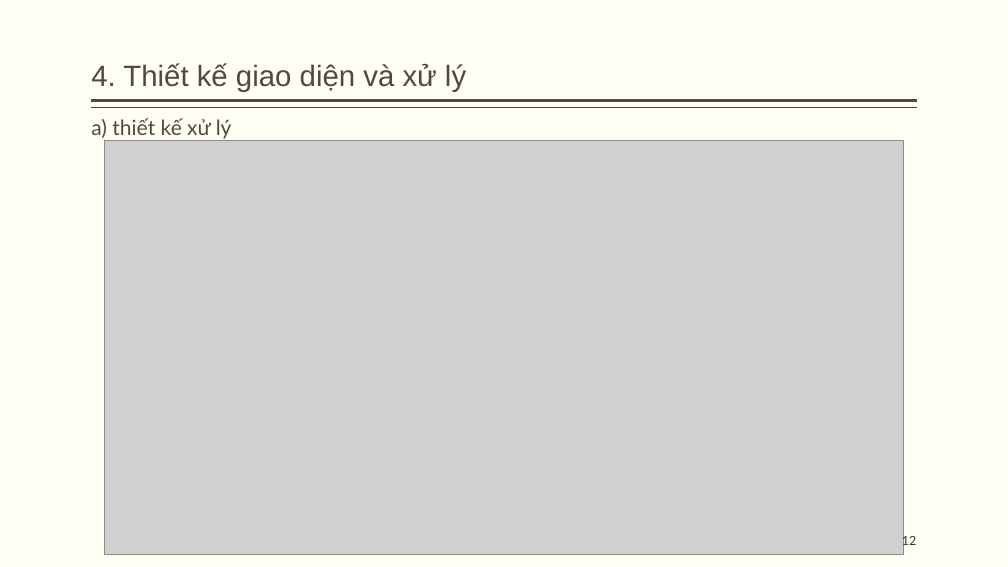
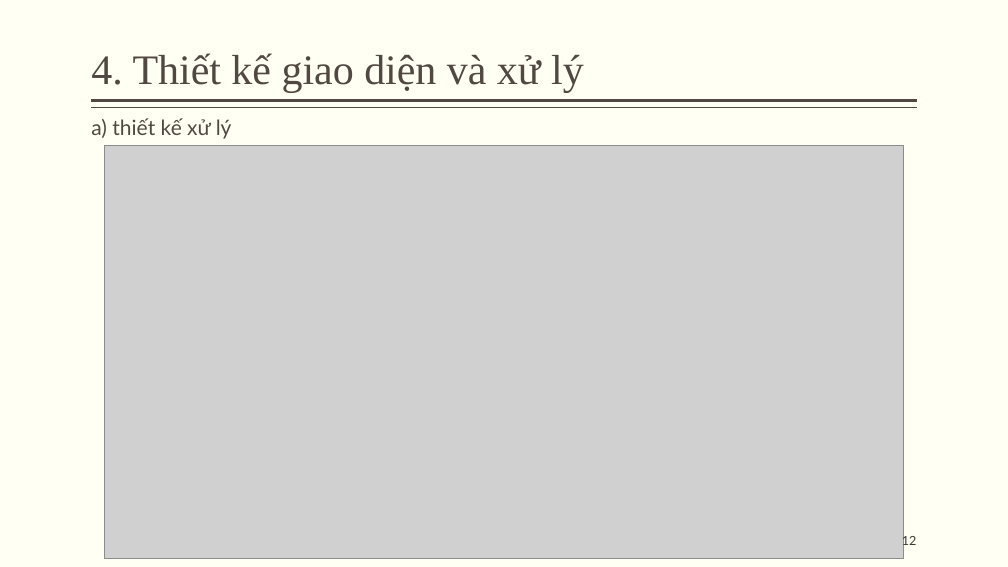
Before and after one commit to vanlam0145/website-learn-jp, a slide deck: slide 12 of Website-jp-pp.pptx. Drawn at 1008x567 pixels with LibreOffice and Linux fonts; fonts in the diff are those of the drawing; grey boxes stand for pictures. Boxes give left, top, right and bottom in pixels: in the first picture for what was removed or moved away, otherwise in the second. Text is boxed around its words. In the diff, an @@ line names an element or a change of style, - is before the commit and + after.

Commit message:
fix pp

```diff
--- a/Website-jp-pp.pptx
+++ b/Website-jp-pp.pptx
@@ title "4. Thiết kế giao diện ..." at box(91, 53, 584, 92): size 28 to 40 pt, font Arial to Times New Roman @@
@@ picture: place and size @@
-picture at box(104, 141, 904, 554)
+picture at box(104, 145, 904, 559)
```
Also in this commit, not shown: 2 other slides changed.
